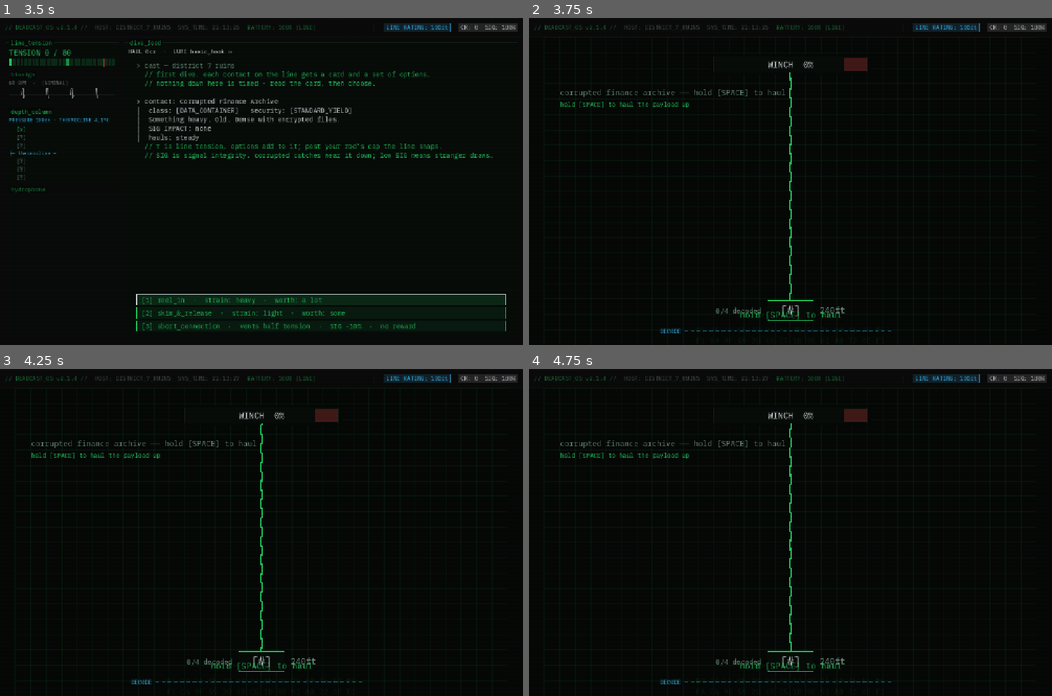
Above: before the commit, frames 1-4 (two rows, left to right).
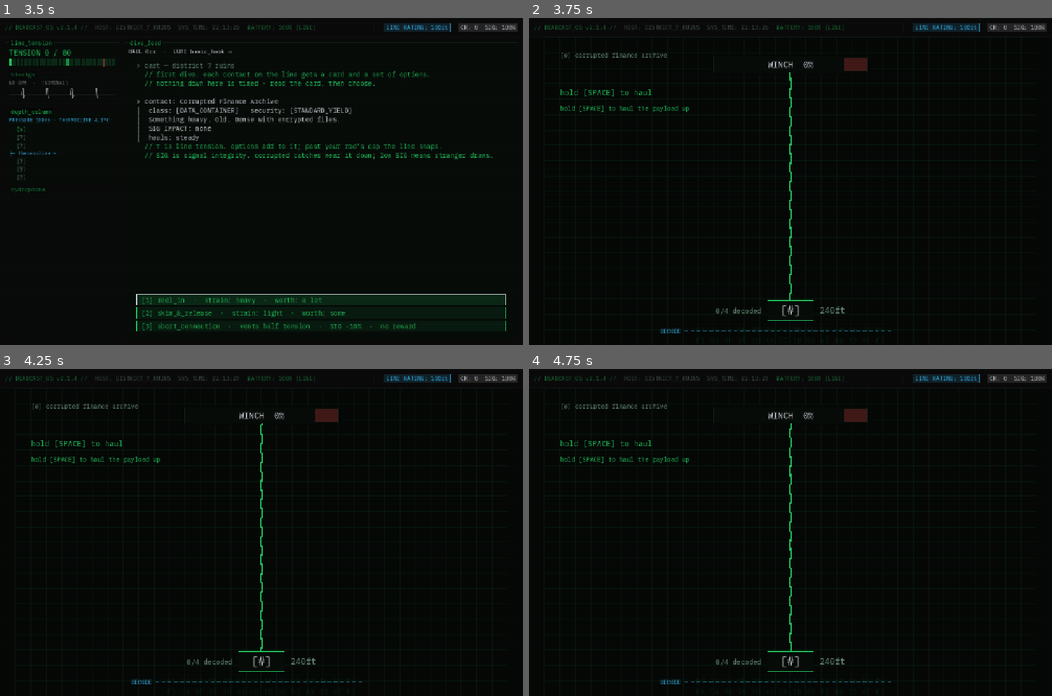
Above: after the commit, the same moments.

Repository: Teeohbee/deadcast
Game: Godot game, scene res://scenes/title_skyline/SkylineTitle.tscn
Same seed, same stepped clock (60 frames per second), same inputs: the game is played once before the commit and once after it.
Inputs (mouse positions are in pixels of both pictures, inside the frame that each line leads up to):
- Up to frame 1 (3.5 s): tap Enter (ui_accept) at 0.5, 0.77, 2 s; move the mouse to (376, 165) at 0.52 s; tap Space (action_reel) at 0.6 s; click (376, 165) at 0.67 s; drag from (156, 197) to (235, 246) at 1.27 s; move the mouse to (313, 109) at 2.02 s; hold E (tab_next) 2.03-2.75 s; click (313, 109) at 2.17 s; click "[ENTER] INITIATE DIVE" at 2.75 s
- Up to frame 2 (3.75 s): click "[1] reel_in · strain: heavy ·…" at 3.5 s
- Up to frame 3 (4.25 s): no input
- Up to frame 4 (4.75 s): tap Enter (ui_accept) at 4.25 s; drag from (764, 597) to (633, 483) at 4.27 s

Frame 1 is identical in both runs. In frame 2, 0.9% of the frame differs, in the area x 6-60%, y 10-93%; in frame 3, 0.9%; in frame 4, 0.9%.
Error in both runs: Assertion failed: UIController.initialize() must be called before navigate_to() (res://autoload/UIController.gd:49)

Commit message:
fix: haul text no longer overlaps the payload or the trace
The ready prompt sat on the payload and the title+prompt status line ran
across the trace. Title now has its own line top-left, status is short,
left-column text wraps before the trace, and the winch label is light
with a dark outline so it reads over the filled and empty bar.

Diff:
--- a/scenes/dive_run/haul/HaulDebug.gd
+++ b/scenes/dive_run/haul/HaulDebug.gd
@@ -52,8 +52,8 @@
 		_run.set_process(false)
 
 func _process(delta: float) -> void:
+	_clock += delta
 	if _bot:
-		_clock += delta
 		var press := _clock > 0.2 and (_run.sim.phase != HaulSim.DONE) and HaulSim.prompt(_run.sim, _bot_mem)
 		_run.tick(minf(delta, 0.05), press)
 	if _shot_at >= 0.0 and _clock >= _shot_at:
--- a/scenes/dive_run/haul/HaulRun.gd
+++ b/scenes/dive_run/haul/HaulRun.gd
@@ -80,7 +80,8 @@
 	add_child(_hum)
 	_hum.play()
 
-	_say("%s ── %s" % [_title, "hold %s to haul" % InputGlyphs.glyph("haul")], DeckStyle.DIM, 0.0)
+	view.title = "%s %s" % [_glyph, _title]
+	_say("hold %s to haul" % InputGlyphs.glyph("haul"), DeckStyle.GREEN, 0.0)
 	if sim.hints():
 		view.hint = "hold %s to haul the payload up" % InputGlyphs.glyph("haul")
 
--- a/scenes/dive_run/haul/HaulView.gd
+++ b/scenes/dive_run/haul/HaulView.gd
@@ -22,12 +22,15 @@
 const ROWS := int((SCAN_Y - (DOCK + BLOCK_GAP)) / ROW_H)
 const HEX_SIZE := 19
 const SCRAMBLE := "█▓▒░"
+## Text on the left stops short of the trace's widest wobble.
+const LEFT_COLUMN_W := 520.0
 
 var sim: HaulSim
 var fragments: HaulFragments
 var held := false
 var hit_t := 9.0 # seconds since the last hit taken
 var glyph := "[?]"
+var title := ""
 var status := ""
 var status_color := DeckStyle.TEXT
 var hint := ""
@@ -105,12 +108,13 @@
 	_draw_packet(py)
 	_draw_payload(py)
 
+	# left column, clear of the winch head and the trace
+	if title != "":
+		draw_multiline_string(_font, Vector2(40, 52), title, HORIZONTAL_ALIGNMENT_LEFT, LEFT_COLUMN_W, 16, -1, DeckStyle.DIM)
 	if status != "":
-		_text(status, Vector2(40, 150), status_color, 20)
+		draw_multiline_string(_font, Vector2(40, 150), status, HORIZONTAL_ALIGNMENT_LEFT, LEFT_COLUMN_W, 20, -1, status_color)
 	if hint != "":
-		_text(hint, Vector2(40, 180), DeckStyle.GREEN, 16)
-	if sim.phase == HaulSim.READY:
-		_text("hold %s to haul" % InputGlyphs.glyph("haul"), Vector2(X, DESIGN.y - 70), DeckStyle.GREEN, 22, HORIZONTAL_ALIGNMENT_CENTER)
+		draw_multiline_string(_font, Vector2(40, 190), hint, HORIZONTAL_ALIGNMENT_LEFT, LEFT_COLUMN_W, 16, -1, DeckStyle.GREEN)
 	draw_set_transform(Vector2.ZERO)
 
 func _draw_block(py: float) -> void:
@@ -165,7 +169,12 @@
 		var g1 := bw * minf(99.0, sim.line_load + sim.hit_size) / 100.0
 		draw_rect(Rect2(bx + g0, TOP - 58, g1 - g0, 36), Color(DeckStyle.RED, 0.35))
 		draw_dashed_line(Vector2(bx + g1, TOP - 60), Vector2(bx + g1, TOP - 20), DeckStyle.RED, 2.0, 5.0)
-	_text("WINCH  %d%%" % roundi(sim.line_load), Vector2(X, TOP - 32), DeckStyle.BG if sim.line_load > 45.0 else DeckStyle.TEXT, 22, HORIZONTAL_ALIGNMENT_CENTER)
+	# light text with a dark outline reads over both the filled and the empty bar
+	var label := "WINCH  %d%%" % roundi(sim.line_load)
+	var lw := _font.get_string_size(label, HORIZONTAL_ALIGNMENT_LEFT, -1, 22).x
+	var lpos := Vector2(X - lw / 2.0, TOP - 32)
+	draw_string_outline(_font, lpos, label, HORIZONTAL_ALIGNMENT_LEFT, -1, 22, 6, DeckStyle.BG)
+	draw_string(_font, lpos, label, HORIZONTAL_ALIGNMENT_LEFT, -1, 22, DeckStyle.TEXT)
 	if sim.line_load >= HaulSim.RED_ZONE:
 		_text("LET GO", Vector2(X + 220, TOP - 32), DeckStyle.RED, 24)
 
